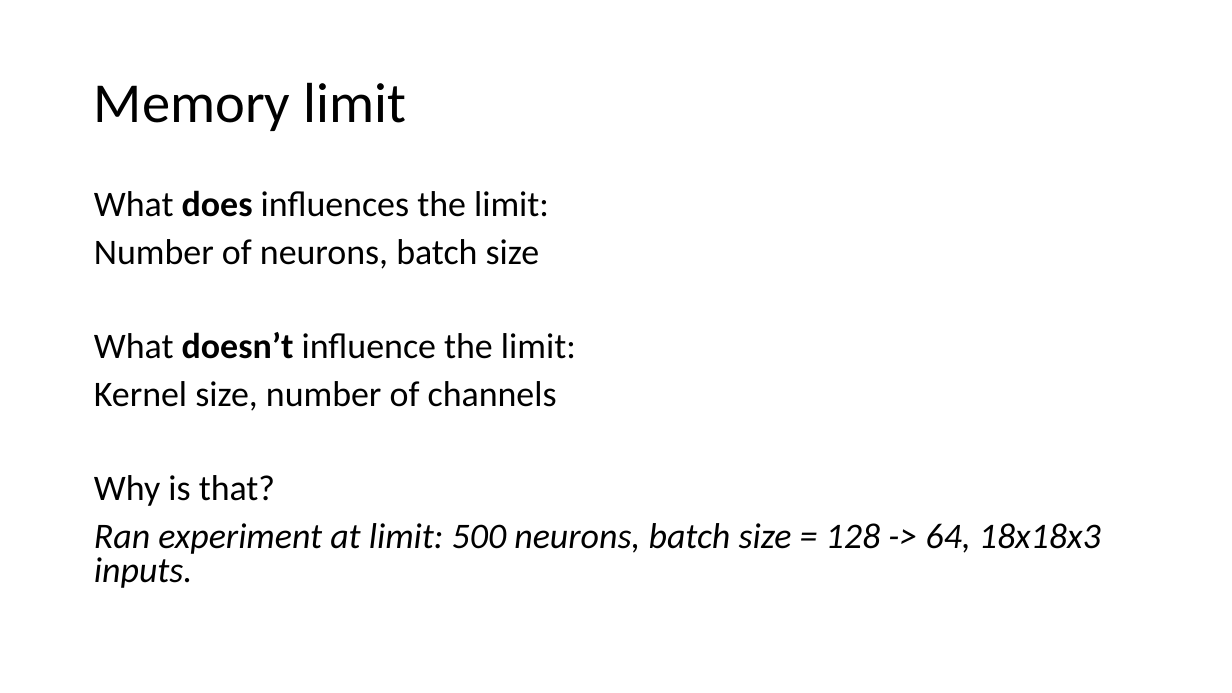
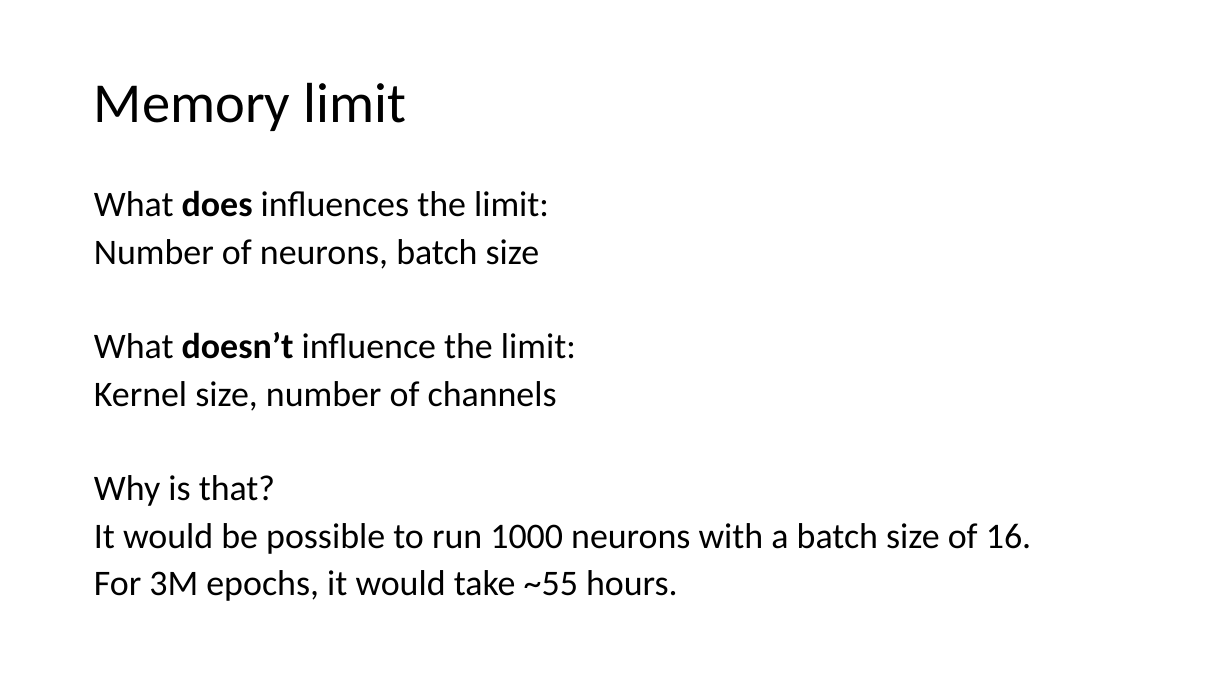
Before and after one commit to pearsonlab/efficientcodingcolor, a slide deck: slide 7 of Meetings/February_14th_2024.pptx (slide 6 before the commit). Drawn at 1232x693 pixels with LibreOffice and Linux fonts; fonts in the diff are those of the drawing. Boxes give left, top, right and bottom in pixels: in the first picture for what was removed or moved away, otherwise in the second. Text is boxed around its words. In the diff, an @@ line names an element or a change of style, - is before the commit and + after.

```diff
--- a/Meetings/February_14th_2024.pptx
+++ b/Meetings/February_14th_2024.pptx
@@ text at (94,523,1031,601): text changed; italic off @@
-Ran experiment at limit: 500 neurons, batch size = 128 -> 64, 18x18x3 inputs.
+It would be possible to run 1000 neurons with a batch size of 16.
+For 3M epochs, it would take ~55 hours.
```
Also in this commit, not shown: 1 other slide changed, 3 slides added, 3 slides removed, 3 other files.
